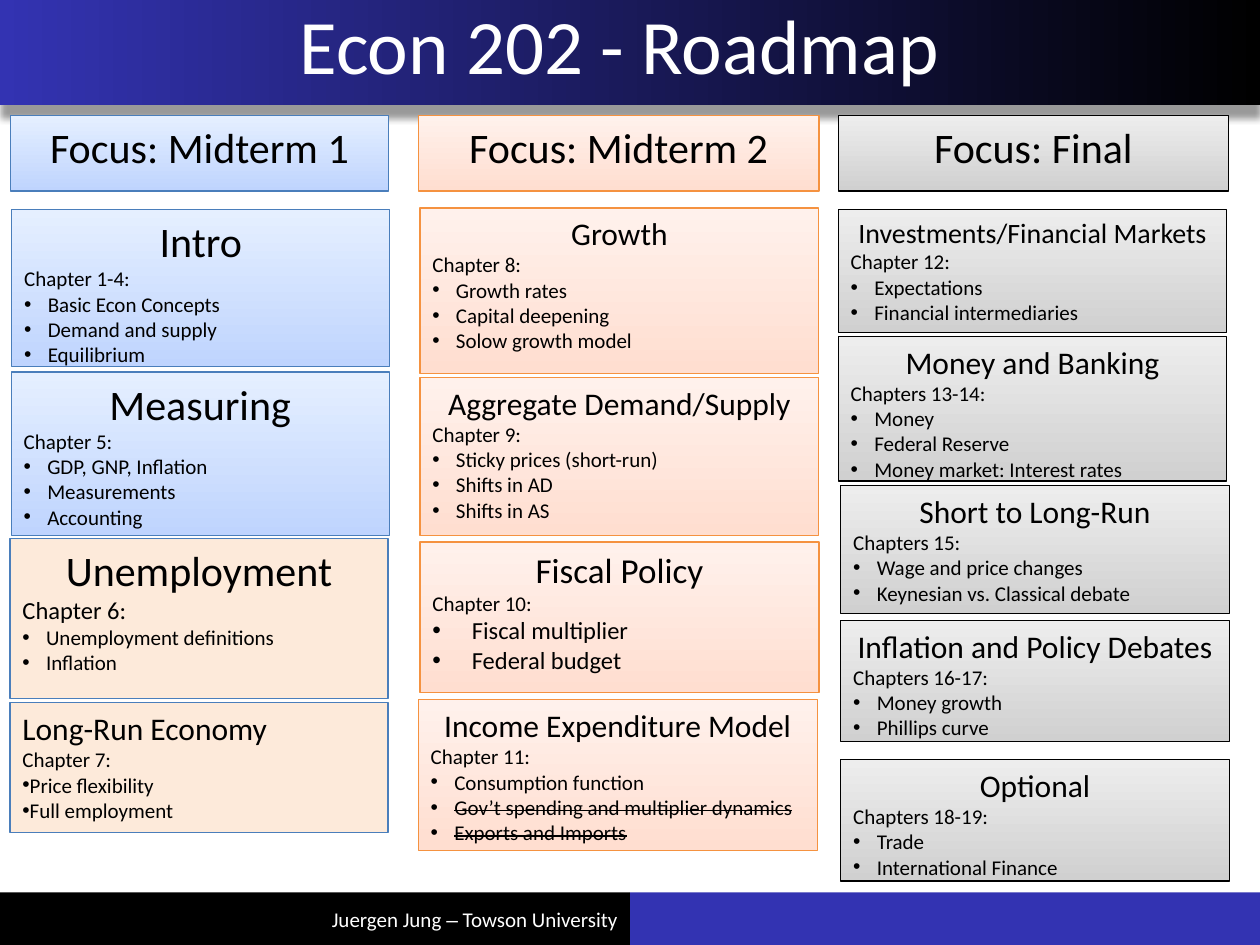
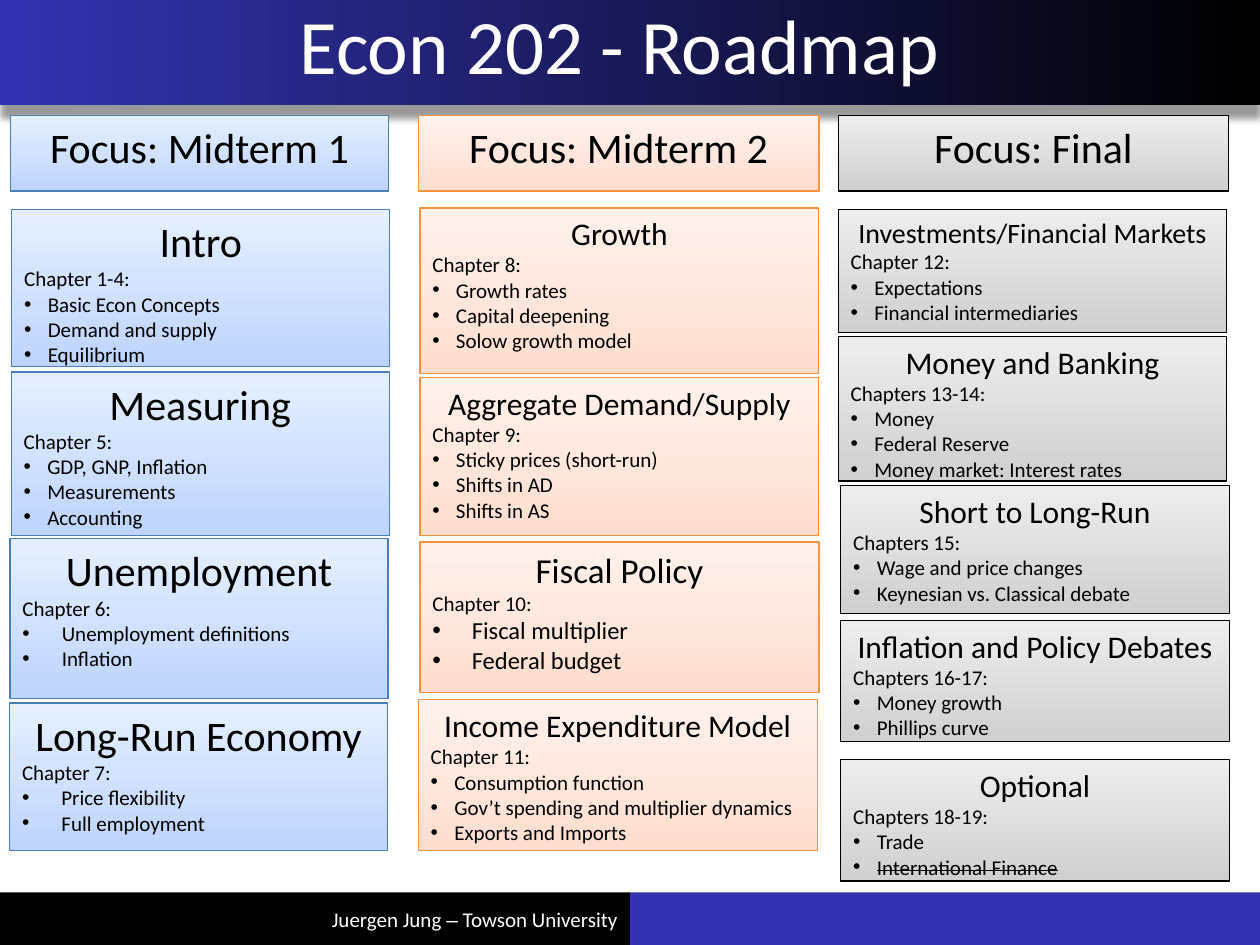
Before and after one commit to juejung/juejung.github.io, a slide deck: slide 1 of jdocs/Macro1/Chapter0_Roadmap.pptx. Drawn at 1260x945 pixels with LibreOffice and Linux fonts; fonts in the diff are those of the drawing. Boxes give left, top, right and bottom in pixels: in the first picture for what was removed or moved away, otherwise in the second. Text is boxed around its words. In the diff, an @@ line names an element or a change of style, - is before the commit and + after.

Commit message:
roadmap

```diff
--- a/jdocs/Macro1/Chapter0_Roadmap.pptx
+++ b/jdocs/Macro1/Chapter0_Roadmap.pptx
@@ rectangle "Unemployment" at (10,539,388,699): fill #FDEADA to gradient #BFD4FE to #E5EFFF @@
@@ text in rectangle at (22,601,289,666): size 14 to 12 pt in "Chapter 6:"; indent changed @@
@@ rectangle "Long-Run Economy" at (10,703,388,850): fill #FDEADA to gradient #BFD4FE to #E5EFFF @@
@@ rectangle "Long-Run Economy": place and size @@
-rectangle "Long-Run Economy" at (10,703,388,833)
+rectangle "Long-Run Economy" at (10,703,388,850)
@@ text in rectangle at (35,724,362,835): size 18 to 24 pt in "Long-Run Economy"; alignment left to centre; indent changed @@
@@ text in rectangle at (454,800,792,844): strikethrough off in "Gov’t spending and multiplier dynamics", "Exports and Imports" @@
@@ text in rectangle at (877,860,1058,881): strikethrough on in "International Finance" @@
```
